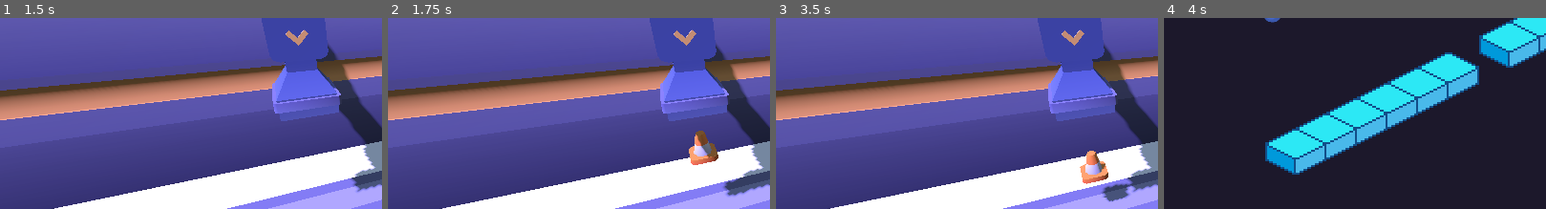
Above: before the commit, frames 1-4 (left to right).
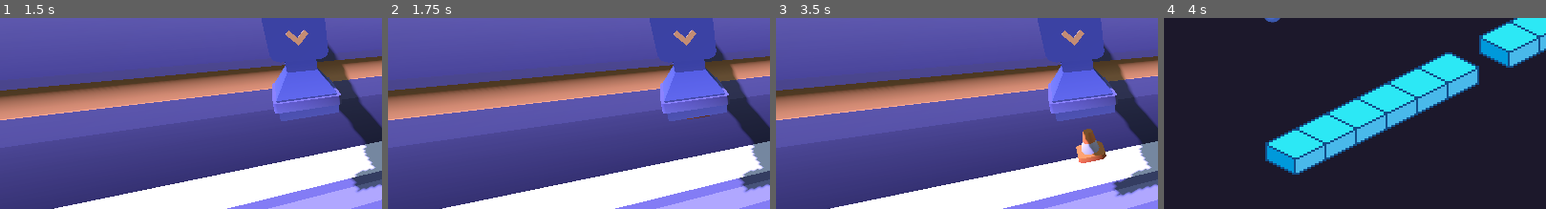
Above: after the commit, the same moments.

Repository: ofknee/tap-tap-tap
Game: Godot game, scene res://scenes/root.tscn
The game is run twice, just before and just after one commit, with the same random seed, the same clock (stepped at 60 frames per second) and the same inputs.
Inputs:
- Up to frame 1 (1.5 s): tap Enter (ui_accept) at 0.5, 0.77 s; hold Right (RIGHT) 0.53-1.28 s; tap Shift (SWITCH) at 0.6, 1.35 s; hold A (LEFT) from 1.28 s (still down)
- Up to frame 2 (1.75 s): keep holding A (LEFT); tap Enter (ui_accept) at 1.52 s
- Up to frame 3 (3.5 s): release A (LEFT) at 2.03 s; hold Right (RIGHT) from 2.03 s (still down); tap Shift (SWITCH) at 2.1, 2.85 s; tap Enter (ui_accept) at 3.02 s
- Up to frame 4 (4 s): release Right (RIGHT) at 3.53 s; hold A (LEFT) from 3.53 s (still down); tap Shift (SWITCH) at 3.6 s; tap Enter (ui_accept) at 3.77 s
The pictures show only the part of the screen within x 0-50%, y 19-69%; the shares and areas given below are measured in that part.

Frame 1 is identical in both runs. In frame 2, 1.4% of the frame differs, in the area x 78-95%, y 51-94%; in frame 3, 2.1%, in the area x 78-95%, y 58-96%; in frame 4, nothing differs.
Error in both runs: Invalid assignment of property or key 'global_position' with value of type 'Vector3' on a base object of type 'Nil'. (res://scenes/factory/spawner.gd:29)

Commit message:
cones fall faster, tryna get cones to stick

Diff:
--- a/scenes/factory/factory.tscn
+++ b/scenes/factory/factory.tscn
@@ -62,9 +62,6 @@
 material = SubResource("StandardMaterial3D_43hlm")
 size = Vector2(40, 20)
 
-[sub_resource type="ConvexPolygonShape3D" id="ConvexPolygonShape3D_258vx"]
-points = PackedVector3Array(20.309507, 0.31733605, 10.634921, -20.309507, -0.31733605, -10.31746, -20.309507, 0.31733605, -10.31746, 20.309507, -0.31733605, -10.31746, -20.309507, -0.31733605, 10.634921, -20.309507, 0.31733605, 10.634921, 20.309507, 0.31733605, -10.31746, 20.309507, -0.31733605, 10.634921)
-
 [sub_resource type="ProceduralSkyMaterial" id="ProceduralSkyMaterial_hdo8d"]
 sky_top_color = Color(0.434, 0.51150006, 0.62, 1)
 sky_horizon_color = Color(0.72165084, 0.73327583, 0.7514008, 1)
@@ -112,9 +109,6 @@
 [node name="Floor" type="MeshInstance3D" parent="Structure/Floor" unique_id=1381546789]
 mesh = SubResource("PlaneMesh_8o121")
 
-[node name="CollisionShape3D" type="CollisionShape3D" parent="Structure/Floor" unique_id=185229566]
-shape = SubResource("ConvexPolygonShape3D_258vx")
-
 [node name="Dropper" type="Node3D" parent="Structure" unique_id=398029324]
 transform = Transform3D(1, 0, 0, 0, 1, 0, 0, 0, 1, -0.91, 0, 0)
 script = ExtResource("8_ggcq3")
@@ -130,7 +124,7 @@
 transform = Transform3D(1.2419455e-15, 2.8412401e-08, 0.65, 0.65, -2.8412401e-08, 0, 2.8412401e-08, 0.65, -2.8412401e-08, 0, 6.784936, -1.1140388)
 
 [node name="Spawnpoint" type="Marker3D" parent="Structure/Dropper" unique_id=1691764502]
-transform = Transform3D(1, 0, 0, 0, 1, 0, 0, 0, 1, 0, 3.0406203, -1.52)
+transform = Transform3D(1, 0, 0, 0, 1, 0, 0, 0, 1, 0, 4.933174, -1.52)
 
 [node name="WorldEnvironment" type="WorldEnvironment" parent="." unique_id=409856805]
 environment = SubResource("Environment_3gw73")
--- a/scenes/factory/spawnables/cone.tscn
+++ b/scenes/factory/spawnables/cone.tscn
@@ -50,6 +50,8 @@
 points = PackedVector3Array(-0.11040579, 6.938894e-18, -0.14221586, -0.14221586, 0, -0.11040579, 0.14385079, 0, 0.10750 …(767 unchanged characters)…
 
 [node name="Cone" type="RigidBody3D" unique_id=679464623]
+mass = 2.0
+gravity_scale = 2.0
 contact_monitor = true
 max_contacts_reported = 1
 script = ExtResource("1_bvfjw")
--- a/scenes/factory/spawnables/yellow_button.gd
+++ b/scenes/factory/spawnables/yellow_button.gd
@@ -1,4 +1,4 @@
-extends Node3D
+extends RigidBody3D
 
 var speed = Global.speed/70
 
@@ -13,5 +13,29 @@
 	position.x -= speed
 
 
-func _on_rigid_body_3d_body_shape_entered(body_rid: RID, body: Node, body_shape_index: int, local_shape_index: int) -> void:
-		print("i got hit by", body.name)
+func _on_body_shape_entered(body_rid: RID, body: Node, body_shape_index: int, local_shape_index: int) -> void:
+	var owner_id = shape_find_owner(local_shape_index)
+	var shape_node = shape_owner_get_owner(owner_id)
+
+	if shape_node == $CollisionShape3D2:
+		if body.has_method("mark_as_stuck") and not body.is_stuck:
+			body.is_stuck = true
+			call_deferred("stick_to_button", body)
+
+
+func stick_to_button(body: Node) -> void:
+	if body.get_parent() == self:
+		return # already stuck
+	var world_transform = body.global_transform
+	if body.get_parent():
+		body.get_parent().remove_child(body)
+	add_child(body)
+	body.global_transform = world_transform
+	if body is RigidBody3D:
+		body.freeze = true
+		body.freeze_mode = RigidBody3D.FREEZE_MODE_KINEMATIC
+		body.linear_velocity = Vector3.ZERO
+		body.angular_velocity = Vector3.ZERO
+
+	if body.has_method("stuck"):
+		body.emit_stuck_signal()
--- a/scenes/factory/spawnables/yellow_button.tscn
+++ b/scenes/factory/spawnables/yellow_button.tscn
@@ -166,3 +166,5 @@
 
 [node name="AnimationPlayer" type="AnimationPlayer" parent="." unique_id=1169510829]
 libraries/ = SubResource("AnimationLibrary_ads8e")
+
+[connection signal="body_shape_entered" from="." to="." method="_on_body_shape_entered"]
